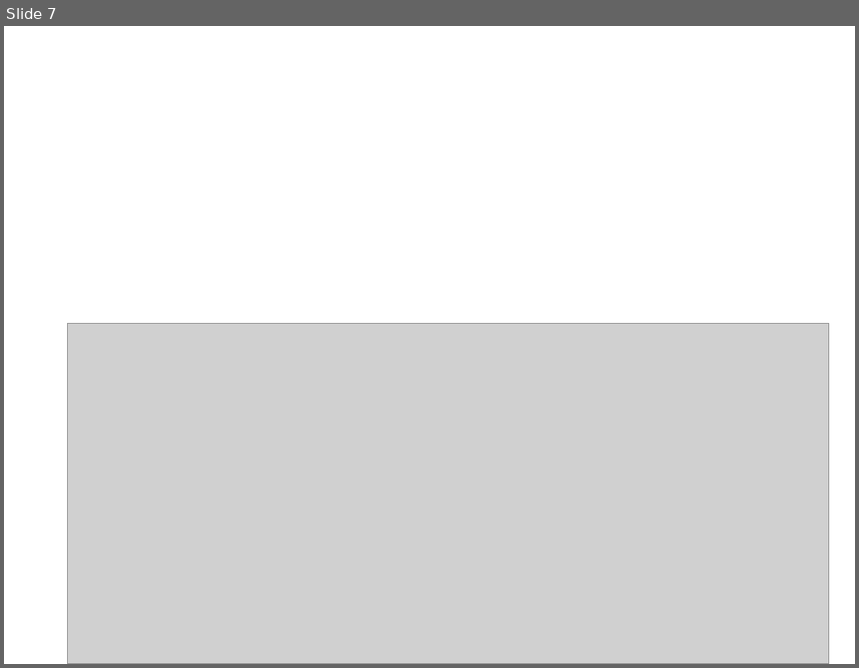
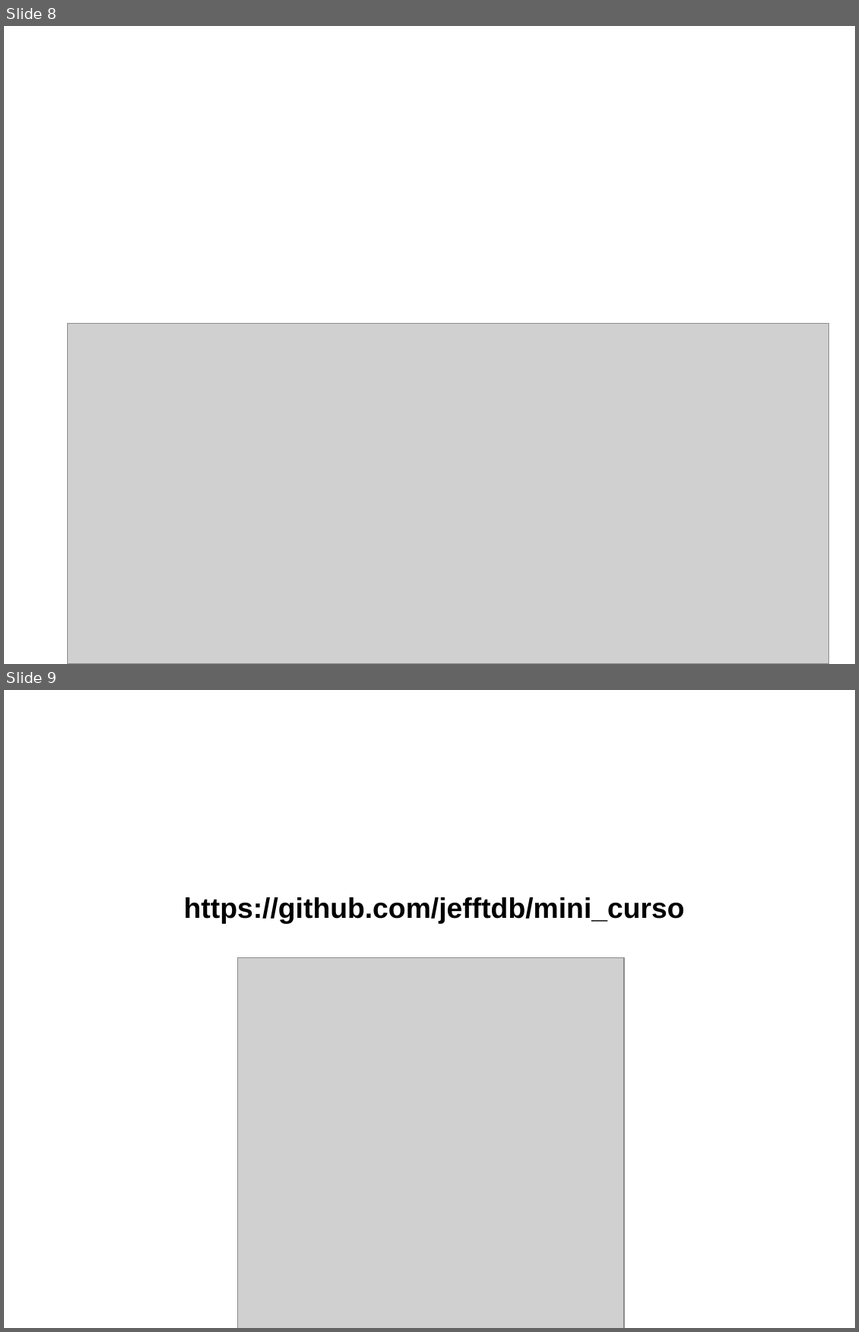
Before and after one commit to jefftdb/mini_curso, a slide deck: mini_curso_Orientado_a_Objeto.pptx. Shown one above the other, each under a label of ours: slide 7 before the commit, slides 8 and 9 after it. The pictures are 859x668 and 859x1332 pixels, drawn with LibreOffice and Linux fonts; fonts in the diff are those of the drawing; grey boxes stand for pictures; background and template pictures are left out. Boxes give left, top, right and bottom in pixels: in the first picture for what was removed or moved away, otherwise in the second. Text is boxed around its words. In the diff, an @@ line names an element or a change of style, - is before the commit and + after.

```diff
--- a/mini_curso_Orientado_a_Objeto.pptx
+++ b/mini_curso_Orientado_a_Objeto.pptx
@@ slide 9 added at [4, 690, 855, 1328], background picture (left out) @@
@@ text added at [184, 897, 685, 923], 24 pt, text #000000, bold @@
+https://github.com/jefftdb/mini_curso
@@ picture added at [238, 958, 624, 1328] @@
@@ what was slide 7 is now slide 8 @@
```
Also in this commit, not shown: 4 slides changed, 1 other slide added, 1 slide removed.
